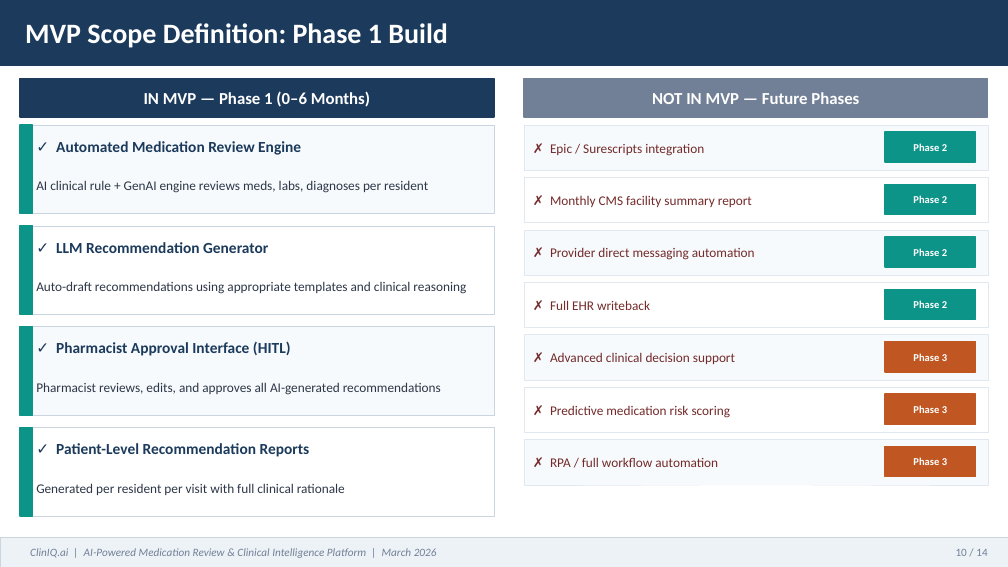
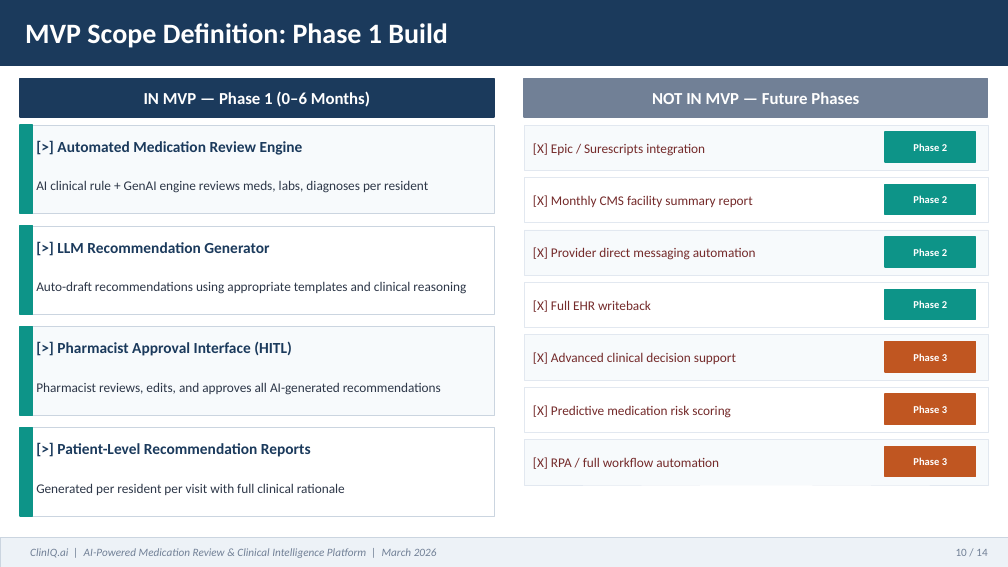
Before and after one commit to jwsmitherman/llm_projects, a slide deck: slide 10 of ClinIQ_AI_Assessment.pptx. Drawn at 1008x567 pixels with LibreOffice and Linux fonts; fonts in the diff are those of the drawing. Boxes give left, top, right and bottom in pixels: in the first picture for what was removed or moved away, otherwise in the second. Text is boxed around its words. In the diff, an @@ line names an element or a change of style, - is before the commit and + after.

```diff
--- a/ClinIQ_AI_Assessment.pptx
+++ b/ClinIQ_AI_Assessment.pptx
@@ text at box(57, 141, 303, 155): text changed @@
-✓ Automated Medication Review Engine
+[>] Automated Medication Review Engine
@@ text at box(533, 143, 705, 156): text changed @@
-✗ Epic / Surescripts integration
+[X] Epic / Surescripts integration
@@ text at box(533, 195, 753, 207): text changed @@
-✗ Monthly CMS facility summary report
+[X] Monthly CMS facility summary report
@@ text at box(57, 242, 269, 253): text changed @@
-✓ LLM Recommendation Generator
+[>] LLM Recommendation Generator
@@ text at box(533, 247, 756, 260): text changed @@
-✗ Provider direct messaging automation
+[X] Provider direct messaging automation
@@ text at box(533, 300, 651, 312): text changed @@
-✗ Full EHR writeback
+[X] Full EHR writeback
@@ text at box(57, 341, 292, 356): text changed @@
-✓ Pharmacist Approval Interface (HITL)
+[>] Pharmacist Approval Interface (HITL)
@@ text at box(533, 352, 736, 364): text changed @@
-✗ Advanced clinical decision support
+[X] Advanced clinical decision support
@@ text at box(533, 405, 731, 418): text changed @@
-✗ Predictive medication risk scoring
+[X] Predictive medication risk scoring
@@ text at box(57, 443, 311, 457): text changed @@
-✓ Patient-Level Recommendation Reports
+[>] Patient-Level Recommendation Reports
@@ text at box(533, 457, 719, 469): text changed @@
-✗ RPA / full workflow automation
+[X] RPA / full workflow automation
```
Also in this commit, not shown: 8 other slides changed.
